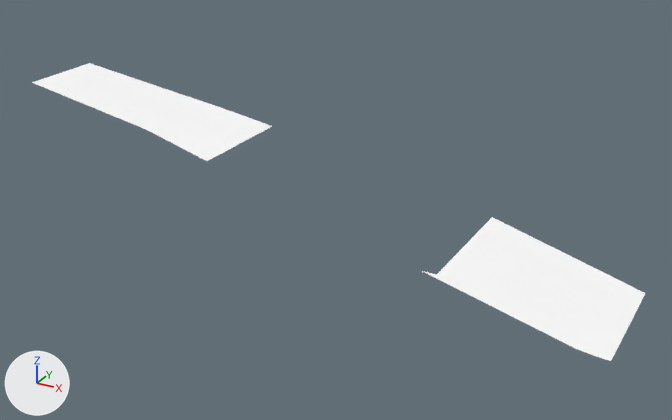
An edit to the glTF model games/yorimichi/assets/belmonte/meshes/SM_BM_BC_Water_1.glb, drawn before and after from the same camera.
One viewpoint serves both versions: a camera (50 mm lens) standing at (31.0, -402.0, 78.0) and looking at (-103.0, -159.0, -43.0). The axes (+X, +Y, +Z) are drawn at lower left. The lights are the same throughout. The older version comes first.

Objects in the first picture: 'SM_BM_BC_Water_1'.
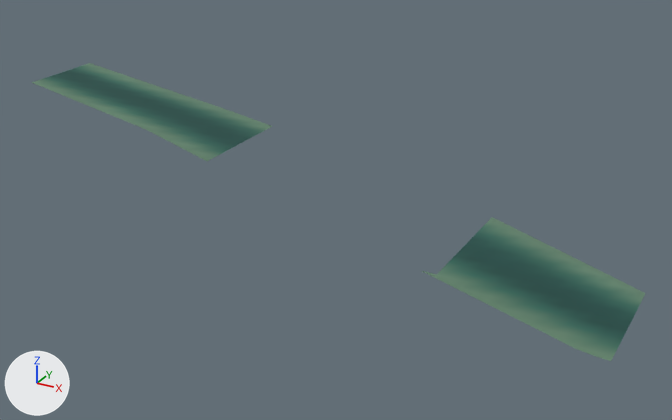
Changed parts and their boxes (x1, y1, x2, y2) in the pictures (672 x 420 px):
part 1 of me_sm_bc_water_1, recoloured: (46, 68, 638, 342) in both
part 2 of me_sm_bc_water_1, recoloured: (38, 66, 642, 351) in both
part 3 of me_sm_bc_water_1, recoloured: (32, 63, 646, 361) in both

What the commit changed:
me_sm_bc_water_1 has 498 vertices, 841 faces and spans x -256.0..0.0, y -226.0..-104.0, z -31.0..-26.0.
me_sm_bc_water_1 is used by ob_sm_bm_bc_water_1; location (0.0, 0.0, 0.0).
me_sm_bc_water_1 part 1: 378 faces centred in x -254.0..-1.0, y -217.0..-114.0, z -31.0..-26.0 are repainted in the vertex colours; the middle colour goes from white #ffffff to dark cyan #1b4c46.
me_sm_bc_water_1 part 2: 186 faces centred in x -254.0..-1.0, y -221.0..-110.0, z -31.0..-26.0 are repainted in the vertex colours; the middle colour goes from white #ffffff to dark green #3f6e5d.
me_sm_bc_water_1 part 3: 277 faces centred in x -255.0..0.0, y -225.0..-106.0, z -31.0..-26.0 are repainted in the vertex colours; the middle colour goes from white #ffffff to greyish green #60806a.
